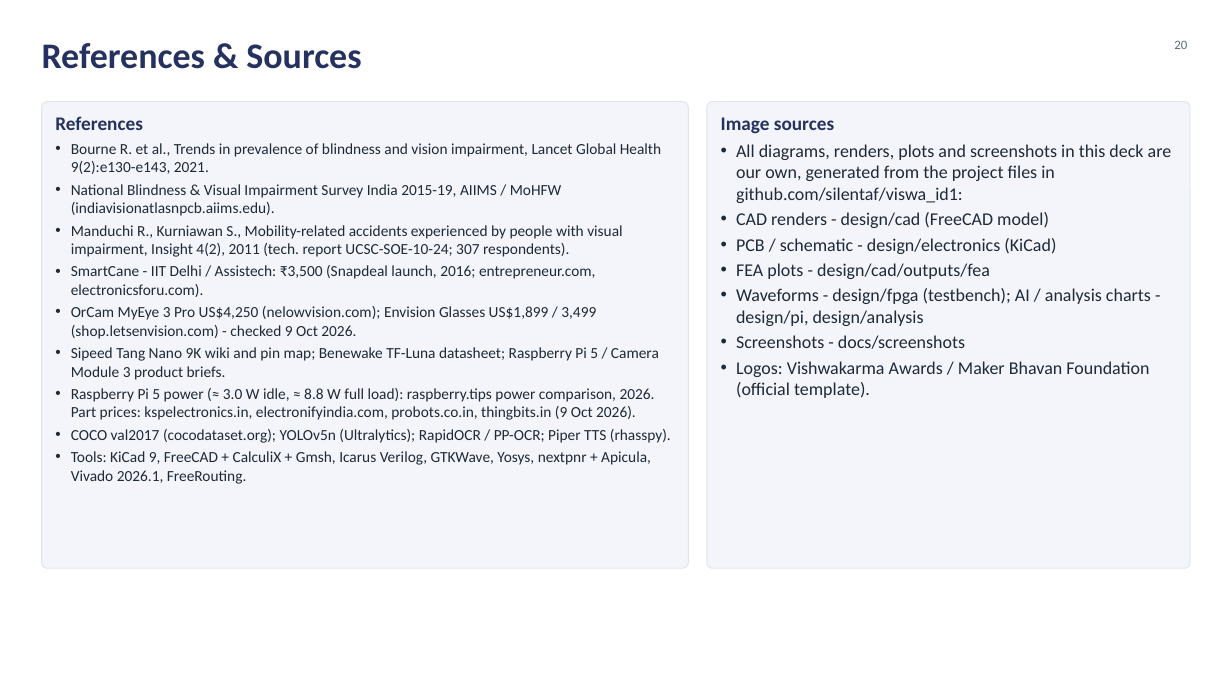
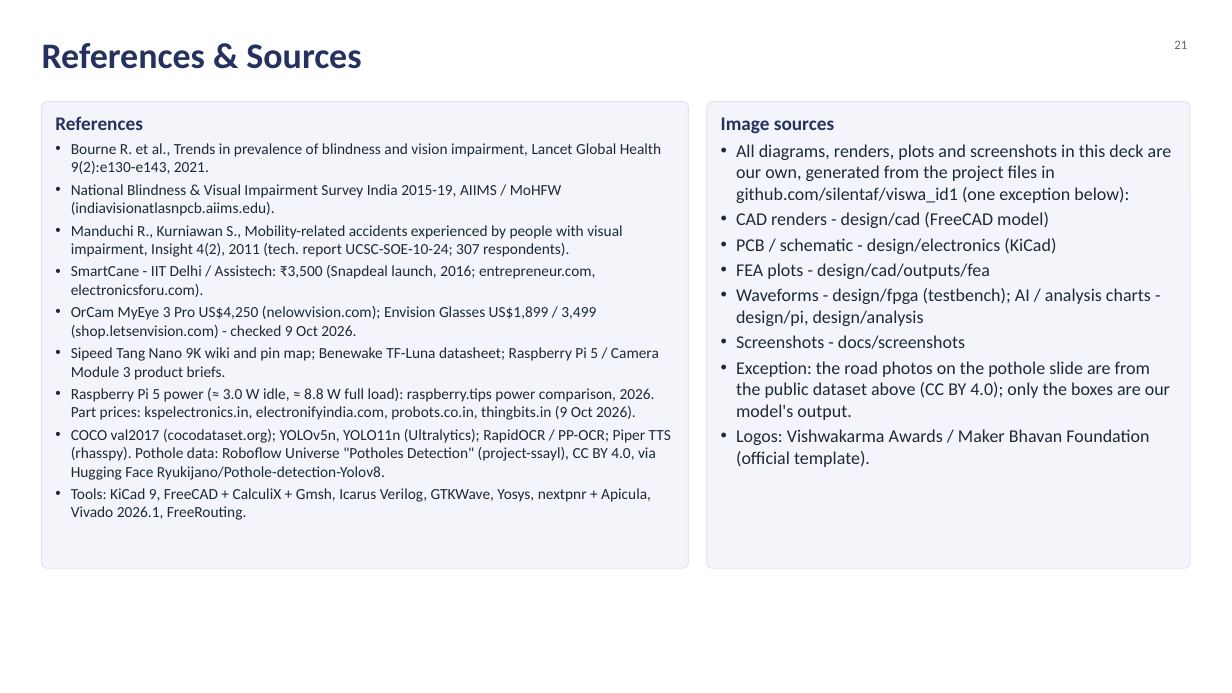
Before and after one commit to silentaf/viswa_id1, a slide deck: slide 21 of ppt/VisionAid_Stage2_Design_Deck.pptx (slide 20 before the commit). Drawn at 1232x693 pixels with LibreOffice and Linux fonts; fonts in the diff are those of the drawing; background and template pictures are left out. Boxes give left, top, right and bottom in pixels: in the first picture for what was removed or moved away, otherwise in the second. Text is boxed around its words. In the diff, an @@ line names an element or a change of style, - is before the commit and + after.

```diff
--- a/ppt/VisionAid_Stage2_Design_Deck.pptx
+++ b/ppt/VisionAid_Stage2_Design_Deck.pptx
@@ page number at [1174, 40, 1187, 49]: text changed @@
-20
+21
@@ text at [736, 144, 1172, 203]: text changed @@
-• All diagrams, renders, plots and screenshots in this deck are our own, generated from the project files in github.com/silentaf/viswa_id1:
+• All diagrams, renders, plots and screenshots in this deck are our own, generated from the project files in github.com/silentaf/viswa_id1 (one exception below):
@@ text at [736, 361, 1170, 420]: paragraph added @@
+• Exception: the road photos on the pothole slide are from the public dataset above (CC BY 4.0); only the boxes are our model's output.
@@ text at [71, 429, 671, 480]: text changed @@
-• COCO val2017 (cocodataset.org); YOLOv5n (Ultralytics); RapidOCR / PP-OCR; Piper TTS (rhasspy).
+• COCO val2017 (cocodataset.org); YOLOv5n, YOLO11n (Ultralytics); RapidOCR / PP-OCR; Piper TTS (rhasspy). Pothole data: Roboflow Universe "Potholes Detection" (project-ssayl), CC BY 4.0, via Hugging Face Ryukijano/Pothole-detection-Yolov8.
```
Also in this commit, not shown: 1 slide added, 21 other files.
